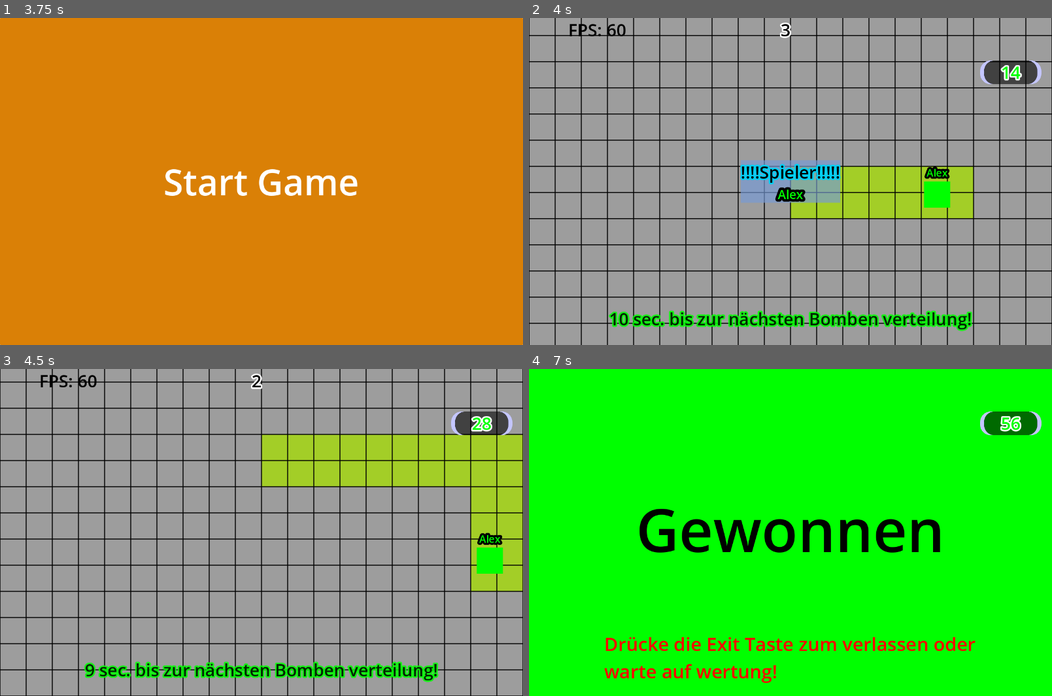
Above: before the commit, frames 1-4 (two rows, left to right).
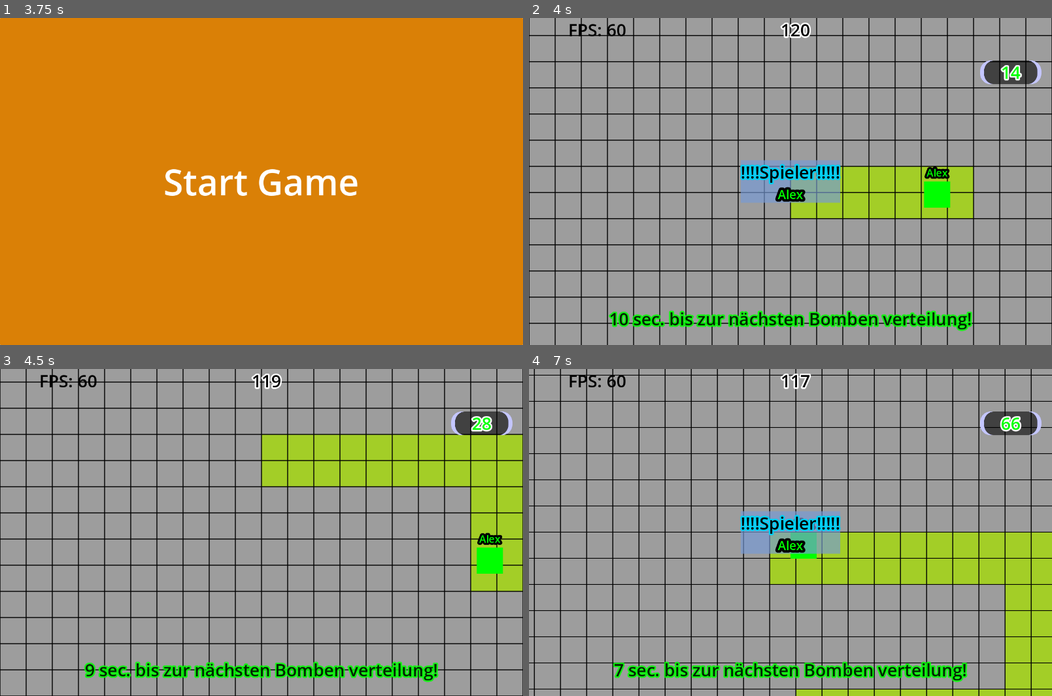
Above: after the commit, the same moments.

Repository: NIK-98/Paint_The_Ground
Game: Godot game, scene res://sceens/level.tscn
The game is run twice, just before and just after one commit, with the same random seed, the same clock (stepped at 60 frames per second) and the same inputs. This scene is started directly instead of the project's main scene.
Inputs (mouse positions are in pixels of both pictures, inside the frame that each line leads up to):
- Up to frame 1 (3.75 s): click (261, 34) at 0.52 s; type "Alex" at 0.6 s; click "Start Game" at 1.25 s; click "Start Game" at 2 s; click "Bestätiegen" at 2.75 s; tap Enter at 3.5 s; move the mouse to (376, 165) at 3.52 s; hold D (right) from 3.53 s (still down); hold Tab (Info) from 3.53 s (still down); click (376, 165) at 3.67 s
- Up to frame 2 (4 s): keep holding D (right); keep holding Tab (Info)
- Up to frame 3 (4.5 s): move the mouse to (156, 548) at 4.27 s; release D (right) at 4.28 s; release Tab (Info) at 4.28 s; hold S (down) from 4.28 s (still down); tap Tab (Info) at 4.35 s
- Up to frame 4 (7 s): tap Space at 5 s; move the mouse to (842, 460) at 5.02 s; release S (down) at 5.03 s; hold D (right) 5.03-5.78 s; hold Tab (Info) 5.03-5.78 s; tap Enter at 5.75 s; move the mouse to (764, 597) at 5.77 s; hold W (up) 5.78-6.53 s; tap Tab (Info) at 5.85 s; click (764, 597) at 5.92 s; move the mouse to (947, 581) at 6.52 s; hold A (left) from 6.53 s (still down); hold Tab (Info) from 6.53 s (still down)

Frame 1 is identical in both runs. In frame 2, 0.2% of the frame differs, in the area x 48-54%, y 1-7%; in frame 3, 0.2%; in frame 4, 99%, in the area x 0-100%, y 0-100%.
Error in both runs: Attempt to call function 'get_node' in base 'null instance' on a null instance. (res://scripts/level.gd:177)

Commit message:
timer resetet

Diff:
--- a/sceens/level.tscn
+++ b/sceens/level.tscn
@@ -344,7 +344,7 @@
 [node name="Scoreboard" parent="." instance=ExtResource("17_4co2s")]
 
 [node name="Timer" type="Timer" parent="." groups=["timer"]]
-wait_time = 3.0
+wait_time = 120.0
 
 [node name="Timerende" type="Timer" parent="."]
 wait_time = 3.0
